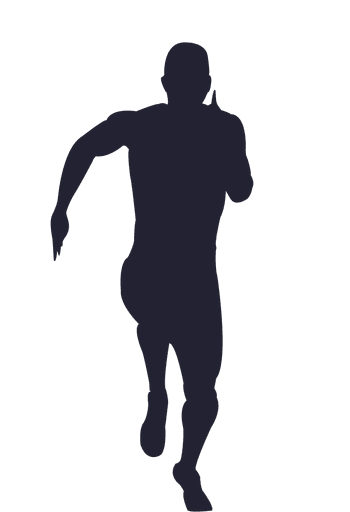
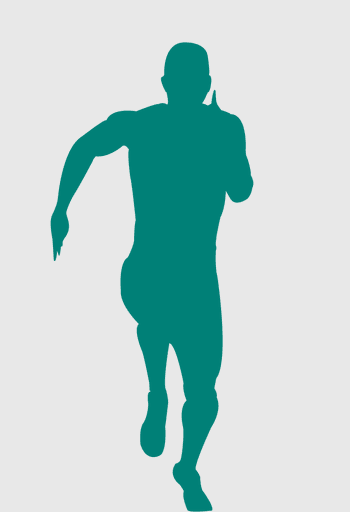
The second w=350, h=512 image is a revision of the first. Changes to its layers:
painted on "Capa 1" over bbox(0, 0, 350, 512)
